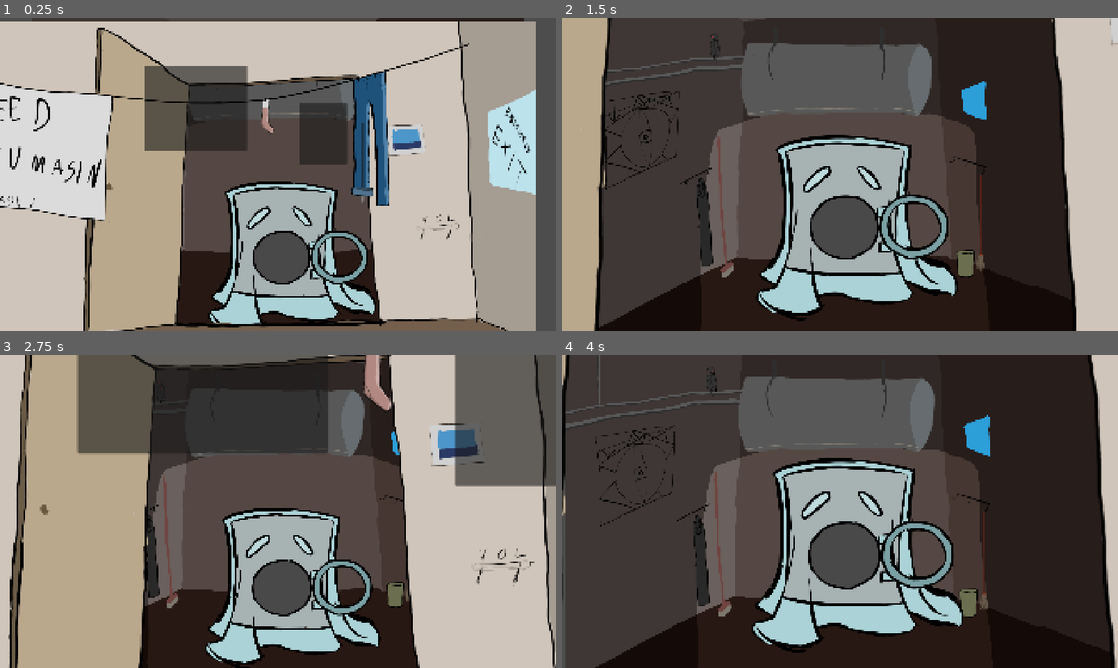
Above: before the commit, frames 1-4 (two rows, left to right).
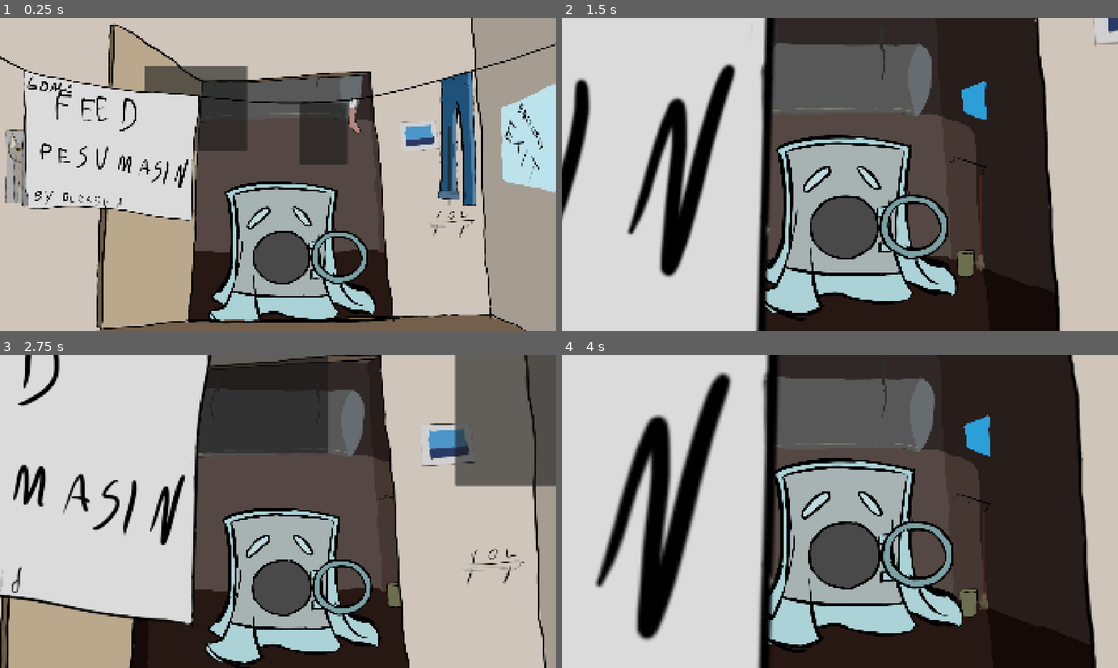
Above: after the commit, the same moments.

Repository: Kuulimagnaat/mangujamm2026
Game: Godot game, scene res://main.tscn
The game is run twice, just before and just after one commit, with the same random seed, the same clock (stepped at 60 frames per second) and the same inputs.
Inputs (mouse positions are in pixels of both pictures, inside the frame that each line leads up to):
- Up to frame 1 (0.25 s): no input
- Up to frame 2 (1.5 s): click (756, 108) at 0.5 s; move the mouse to (840, 221) at 1.27 s; press the mouse at (840, 221) at 1.28 s
- Up to frame 3 (2.75 s): move the mouse to (166, 527) at 2.02 s; release the mouse at (166, 527) at 2.03 s; click (166, 527) at 2.1 s
- Up to frame 4 (4 s): click (1073, 411) at 2.75 s; move the mouse to (895, 442) at 3.52 s; press the mouse at (895, 442) at 3.53 s

The runs differ from the first frame. In frame 1, 30% of the frame differs, in the area x 0-100%, y 0-100%; in frame 2, 40%; in frame 3, 35%; in frame 4, 41%.

Commit message:
menuu_taust_parem

Diff:
--- a/proj/main.tscn
+++ b/proj/main.tscn
@@ -160,10 +160,10 @@
 [node name="VSlider" type="VSlider" parent="Menuu" unique_id=32207733]
 z_index = 1
 layout_mode = 0
-offset_left = 394.715
-offset_top = -179.0
-offset_right = 721.71497
-offset_bottom = 49.2697
+offset_left = 695.0
+offset_top = -168.00002
+offset_right = 1022.0
+offset_bottom = 60.269684
 scale = Vector2(1.205, 1.205)
 theme_override_icons/grabber = ExtResource("3_272bh")
 theme_override_icons/grabber_highlight = ExtResource("3_272bh")
@@ -172,10 +172,11 @@
 
 [node name="Nöör" type="Sprite2D" parent="Menuu" unique_id=1331890702]
 z_index = 1
+position = Vector2(300, 0)
 texture = ExtResource("6_4c57u")
 
 [node name="Püks" type="Sprite2D" parent="Menuu" unique_id=167368979]
-position = Vector2(497.94, -378.99)
+position = Vector2(798.925, -360.39)
 texture = ExtResource("5_kek77")
 centered = false
 region_enabled = true
@@ -183,8 +184,6 @@
 
 [node name="Sein" type="Sprite2D" parent="." unique_id=401554642]
 z_index = -1
-position = Vector2(-68, 13)
-scale = Vector2(1.074074, 1.074074)
 texture = ExtResource("2_0xm2m")
 script = ExtResource("8_kek77")
 
Binary file changed: proj/Joonistused/menu_taust.png
